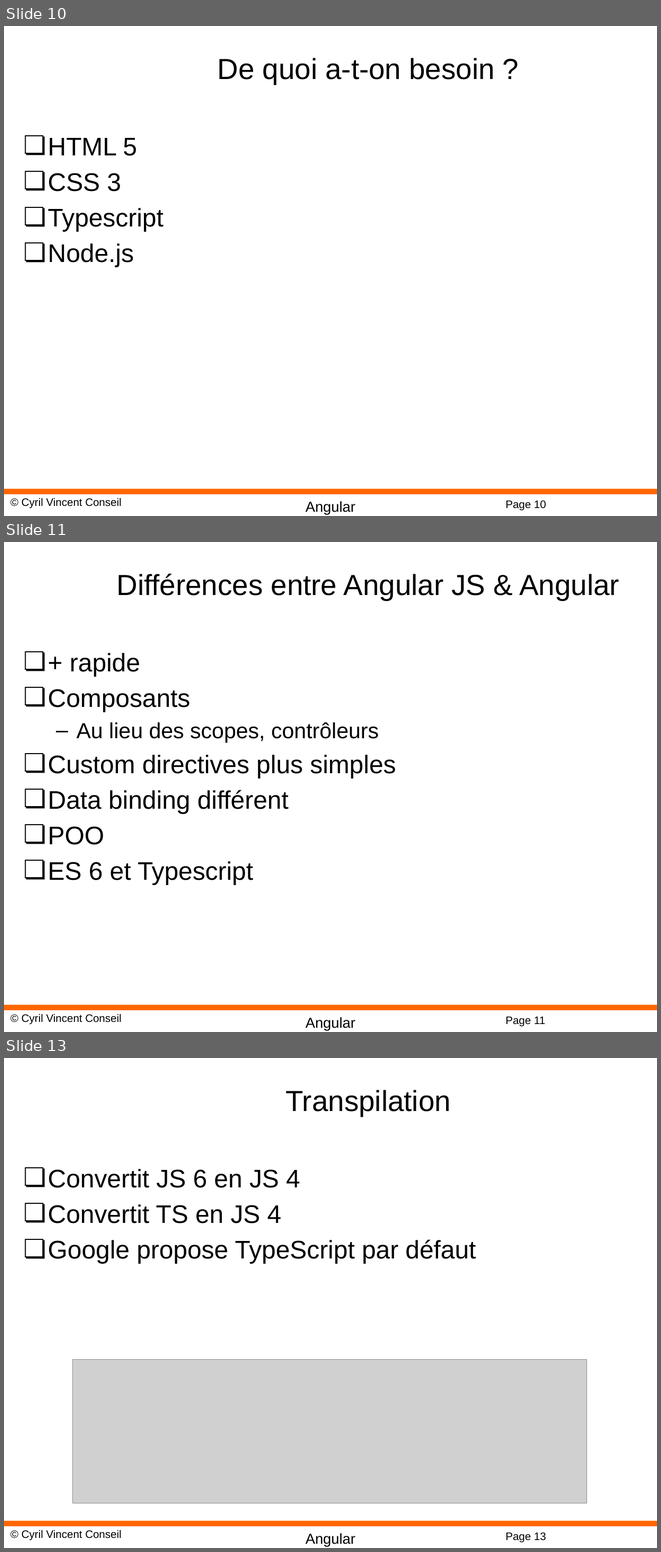
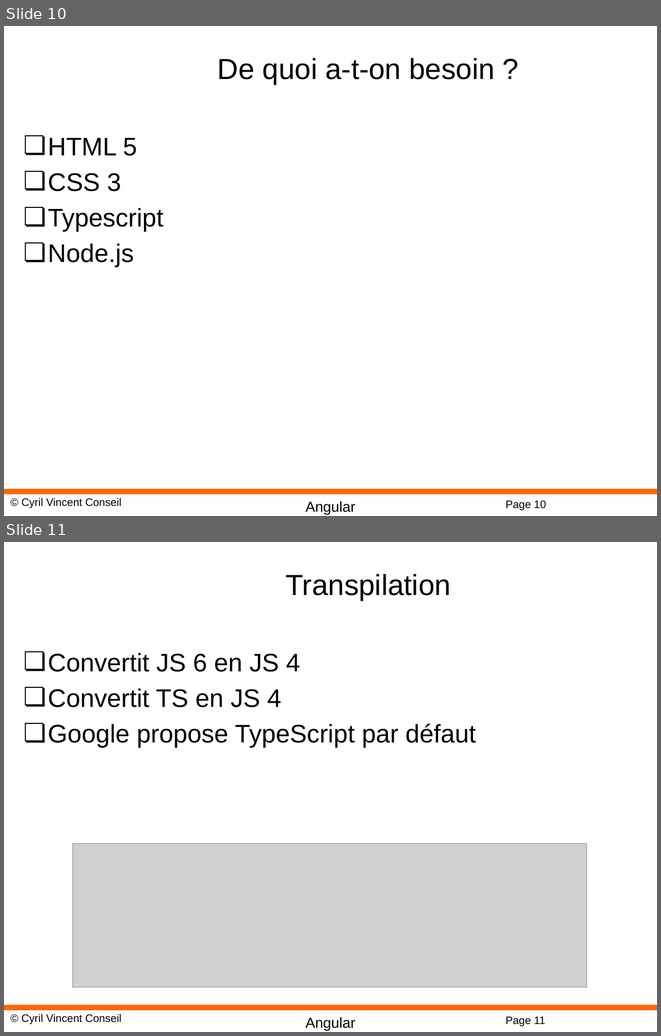
Before and after one commit to cyrilvincent/angular, a slide deck: PPT/Angular01-Intro.pptx. Shown one above the other, each under a label of ours: slides 10, 11 and 13 before the commit, slides 10 and 11 after it; the slides between them are not shown. The pictures are 661x1552 and 661x1036 pixels, drawn with LibreOffice and Linux fonts; fonts in the diff are those of the drawing; grey boxes stand for pictures; background and template pictures are left out. Boxes give left, top, right and bottom in pixels: in the first picture for what was removed or moved away, otherwise in the second. Text is boxed around its words. In the diff, an @@ line names an element or a change of style, - is before the commit and + after.

```diff
--- a/PPT/Angular01-Intro.pptx
+++ b/PPT/Angular01-Intro.pptx
@@ slide 11 removed at (4,542,657,1032), background #FFFFFF; not listed: 4 template elements that a slide beside it also shows @@
@@ title removed at (117,573,619,600) @@
-Différences entre Angular JS & Angular
@@ text removed at (48,653,396,884) @@
-❏ + rapide
-❏ Composants
-  – Au lieu des scopes, contrôleurs
-❏ Custom directives plus simples
-❏ Data binding différent
-❏ POO
-❏ ES 6 et Typescript
@@ what was slide 13 is now slide 11 @@
@@ page number at (505,1016,545,1026): text changed @@
-Page 13
+Page 11
```
Also in this commit, not shown: 1 other slide removed, 47 other files.
